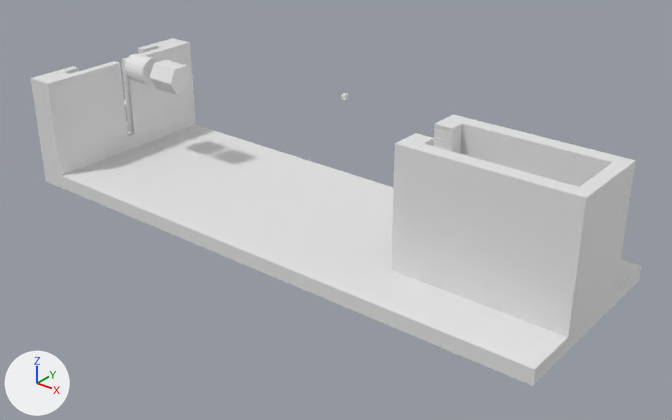
The Blender file parts/ballast/assembly.blend, before and after one commit.
Before and after are seen from a 50 mm camera at (119.2, -130.1, 71.3) aimed at (18.1, -3.6, -7.1). Every picture has the same lights, and +X, +Y and +Z are marked at lower left.

Names of what the first picture shows: 'Ballast-Tray-V2', 'align pusher', 'align tray'.
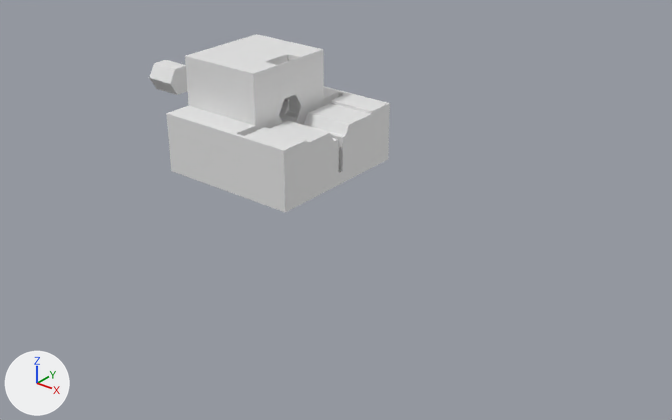
Changed parts and their boxes [x1, y1, x2, y2] in the pictures (672 x 420 px):
'Ballast-Tray-V2', hidden
    before: [31, 38, 641, 386]
'Sub-Ballast-V3', shown
    after: [166, 34, 390, 212]
'align tray', hidden
    before: [124, 53, 160, 86]

Patch to the scene script:
```diff
--- a/parts/ballast/assembly.blend.py
+++ b/parts/ballast/assembly.blend.py
@@ ob_align_tray @@
 ob_align_tray.scale = (2.99, 2.99, 2.99)
+ob_align_tray.hide_viewport = True
@@ ob_ballast_tray_v2 @@
 _m = ob_ballast_tray_v2.modifiers.new('Boolean', 'BOOLEAN')
 _m.solver = 'FLOAT'
+ob_ballast_tray_v2.hide_viewport = True
@@ ob_sub_ballast_v3 @@
 _m = ob_sub_ballast_v3.modifiers.new('Boolean', 'BOOLEAN')
 _m.solver = 'FLOAT'
-ob_sub_ballast_v3.hide_viewport = True
```
